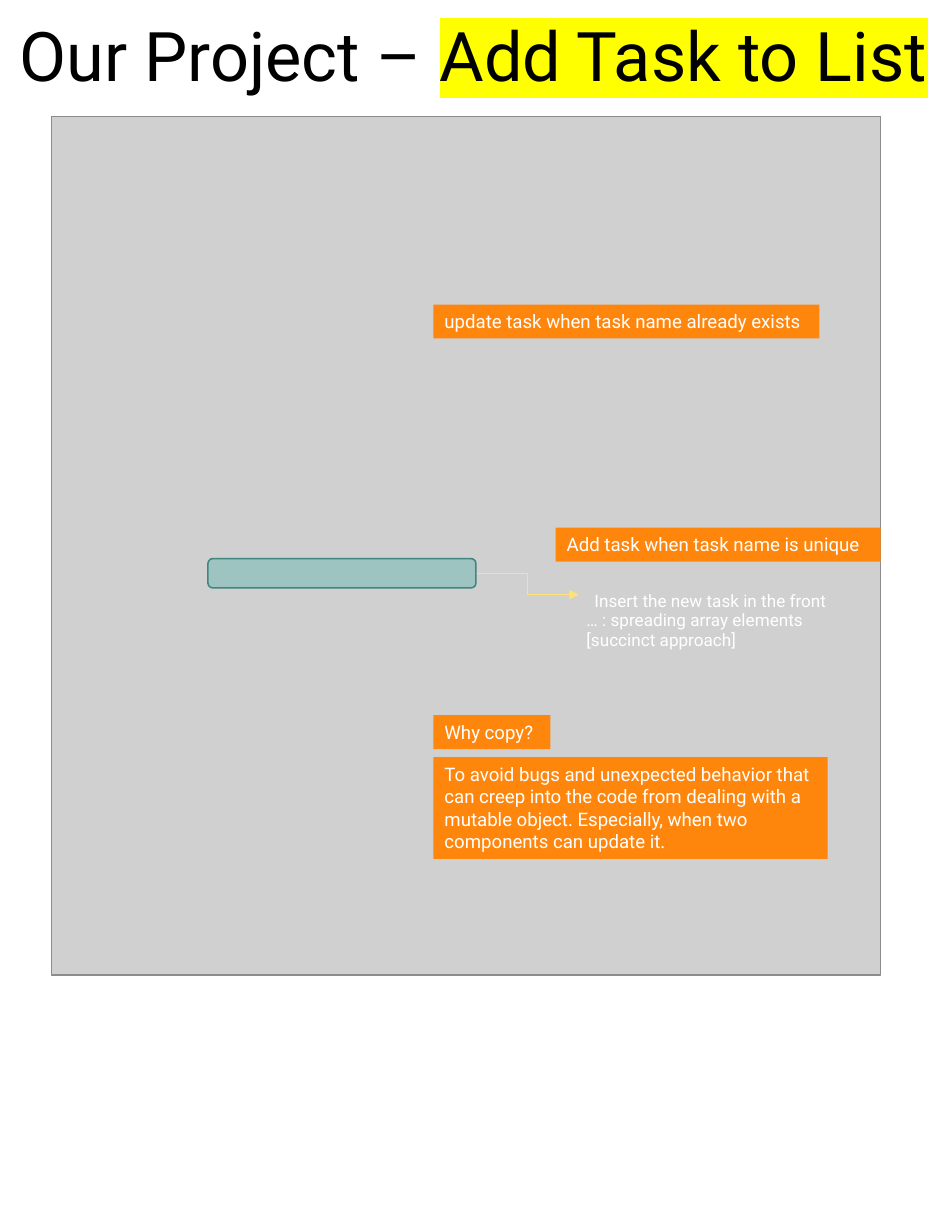
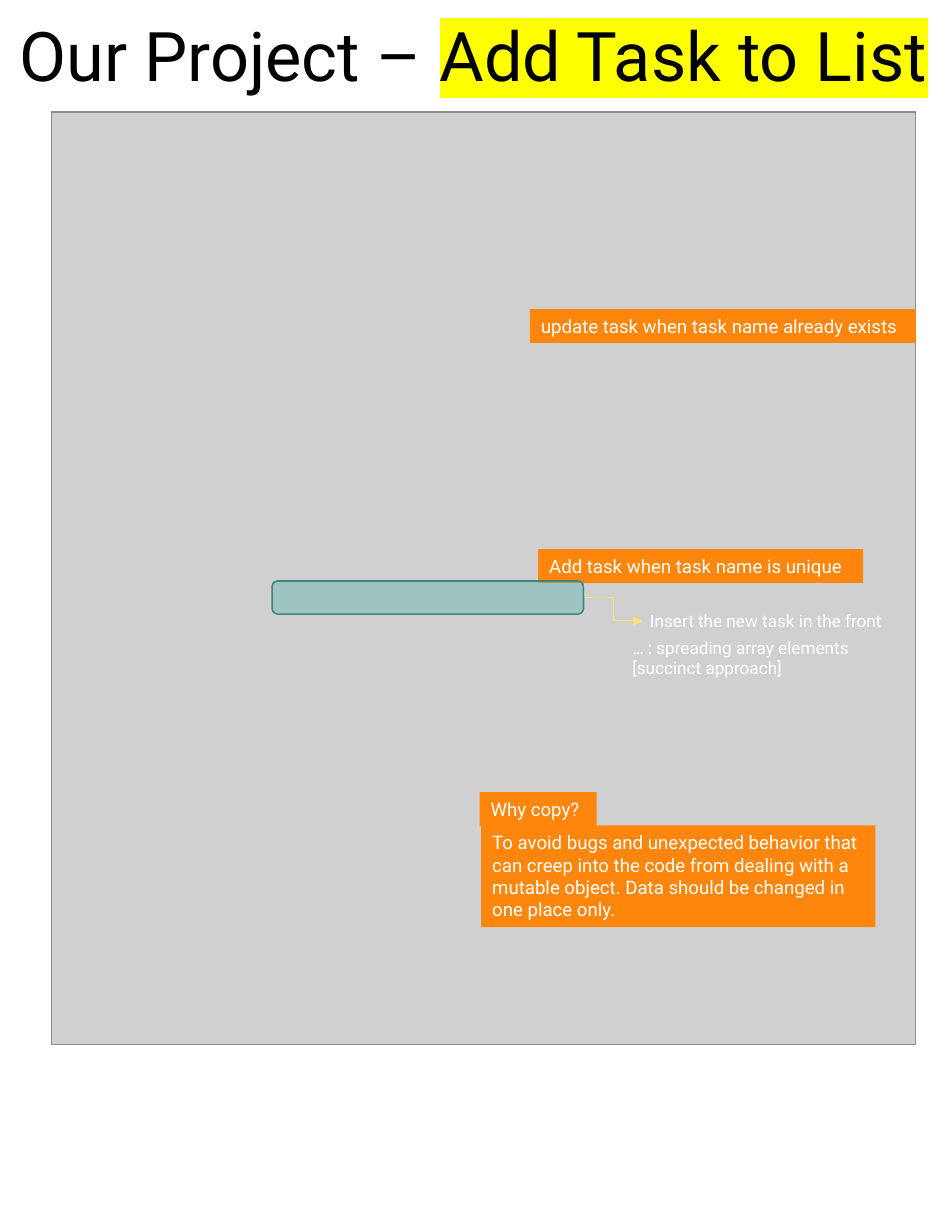
Before and after one commit to scorpion0511/mytracker, a slide deck: slide 51 of doc/React.pptx. Drawn at 952x1232 pixels with LibreOffice and Linux fonts; fonts in the diff are those of the drawing; grey boxes stand for pictures. Boxes give left, top, right and bottom in pixels: in the first picture for what was removed or moved away, otherwise in the second. Text is boxed around its words. In the diff, an @@ line names an element or a change of style, - is before the commit and + after.

```diff
--- a/doc/React.pptx
+++ b/doc/React.pptx
@@ picture: place and size @@
-picture at box(52, 116, 880, 976)
+picture at box(52, 112, 916, 1045)
@@ rectangle "update task when task name ...": place and size @@
-rectangle "update task when task name ..." at box(433, 305, 820, 338)
+rectangle "update task when task name ..." at box(530, 309, 916, 343)
@@ rectangle "Add task when task name ...": place and size @@
-rectangle "Add task when task name ..." at box(556, 528, 880, 561)
+rectangle "Add task when task name ..." at box(538, 549, 862, 582)
@@ rounded rectangle: place and size @@
-rounded rectangle at box(208, 559, 476, 588)
+rounded rectangle at box(272, 581, 584, 615)
@@ elbow arrow moved from (476, 573) - (579, 595) to (584, 597) - (643, 620) @@
@@ text "Insert the new task in ...": place and size @@
-text "Insert the new task in ..." at box(594, 594, 826, 607)
+text "Insert the new task in ..." at box(650, 614, 881, 627)
@@ text "… : spreading array elements": place and size @@
-text "… : spreading array elements" at box(586, 614, 802, 649)
+text "… : spreading array elements" at box(632, 642, 848, 677)
@@ rectangle "Why copy?": place and size @@
-rectangle "Why copy?" at box(433, 716, 551, 749)
+rectangle "Why copy?" at box(479, 792, 597, 825)
@@ rectangle "To avoid bugs and unexpected ...": place and size @@
-rectangle "To avoid bugs and unexpected ..." at box(433, 757, 828, 859)
+rectangle "To avoid bugs and unexpected ..." at box(482, 825, 876, 927)
@@ text in rectangle at box(492, 835, 857, 920): text changed @@
-To avoid bugs and unexpected behavior that can creep into the code from dealing with a mutable object. Especially, when two components can update it.
+To avoid bugs and unexpected behavior that can creep into the code from dealing with a mutable object. Data should be changed in one place only.
```
Also in this commit, not shown: 21 other slides changed, 4 slides added.
